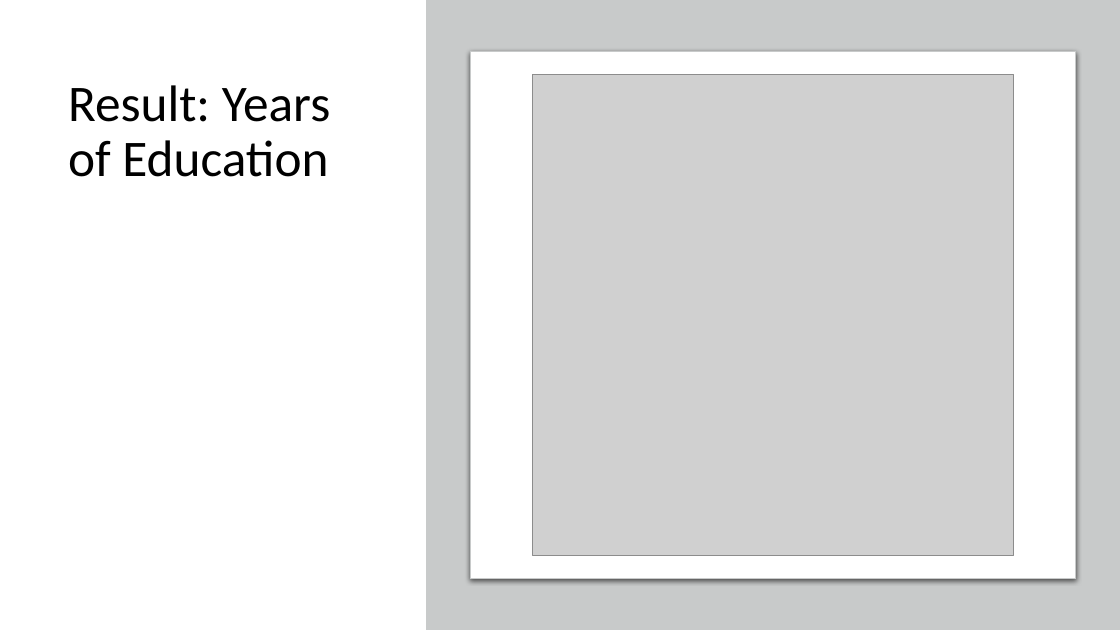
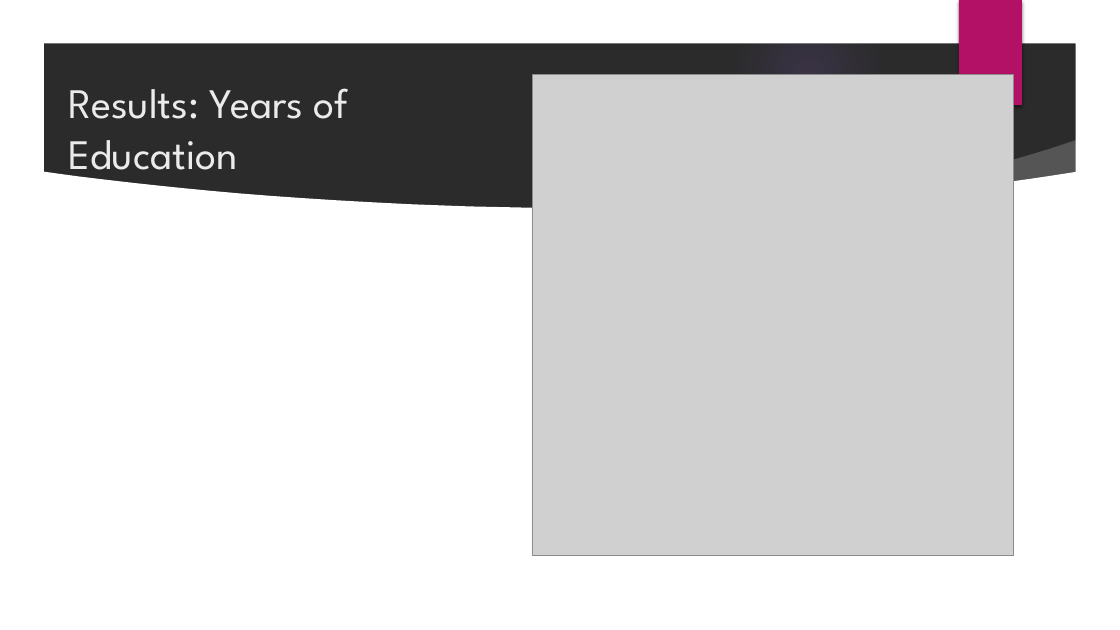
Before and after one commit to Ashwani-hub/Final-Project, a slide deck: slide 17 of Presentation.pptx. Drawn at 1120x630 pixels with LibreOffice and Linux fonts; fonts in the diff are those of the drawing; grey boxes stand for pictures; background and template pictures are left out; a plain dark background stands for a picture behind light text. Boxes give left, top, right and bottom in pixels: in the first picture for what was removed or moved away, otherwise in the second. Text is boxed around its words. In the diff, an @@ line names an element or a change of style, - is before the commit and + after.

```diff
--- a/Presentation.pptx
+++ b/Presentation.pptx
@@ background #FFFFFF to picture (left out) @@
@@ group added at (0, 0, 1120, 630): 3 ellipses, 3 freeform shapes @@
@@ rectangle removed at (426, 0, 1120, 630) @@
@@ rectangle added at (959, 0, 1022, 105), fill #B31166 @@
@@ rounded rectangle removed at (471, 51, 1075, 579) @@
@@ title at (68, 88, 348, 182): text changed; size 44 to 36 pt; font Calibri to League Spartan; text colour #000000 to #EBEBEB @@
-Result: Years of Education
+Results: Years of Education
```
Also in this commit, not shown: 16 other slides changed.
